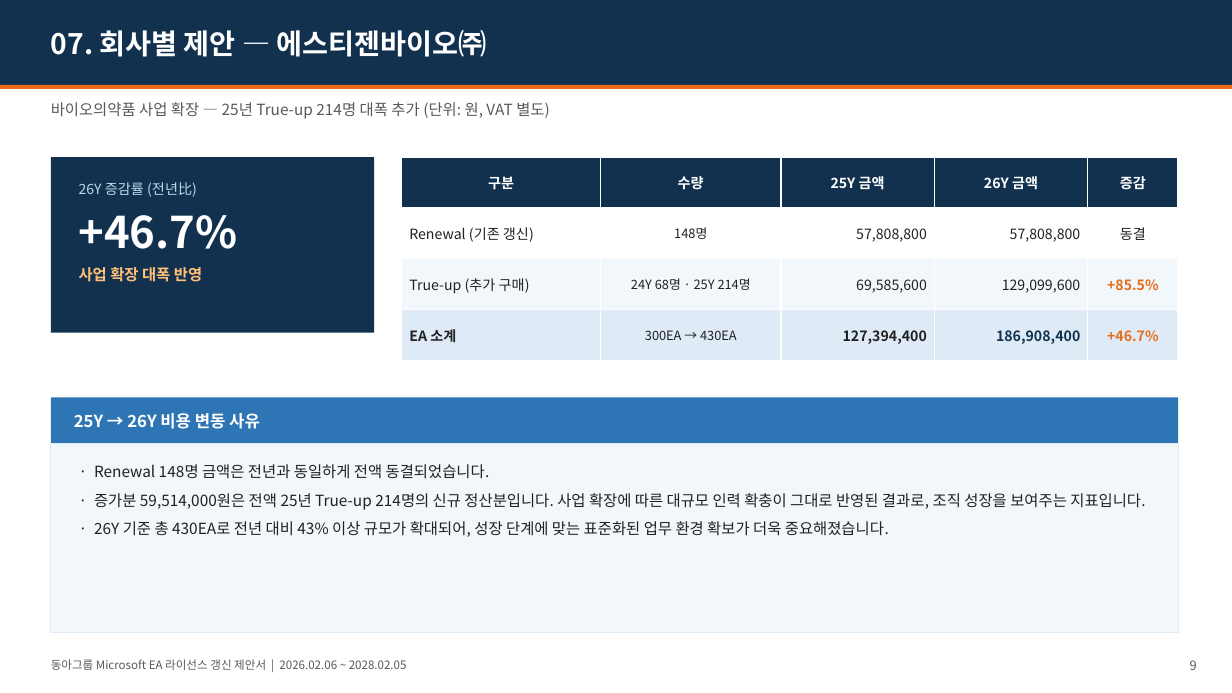
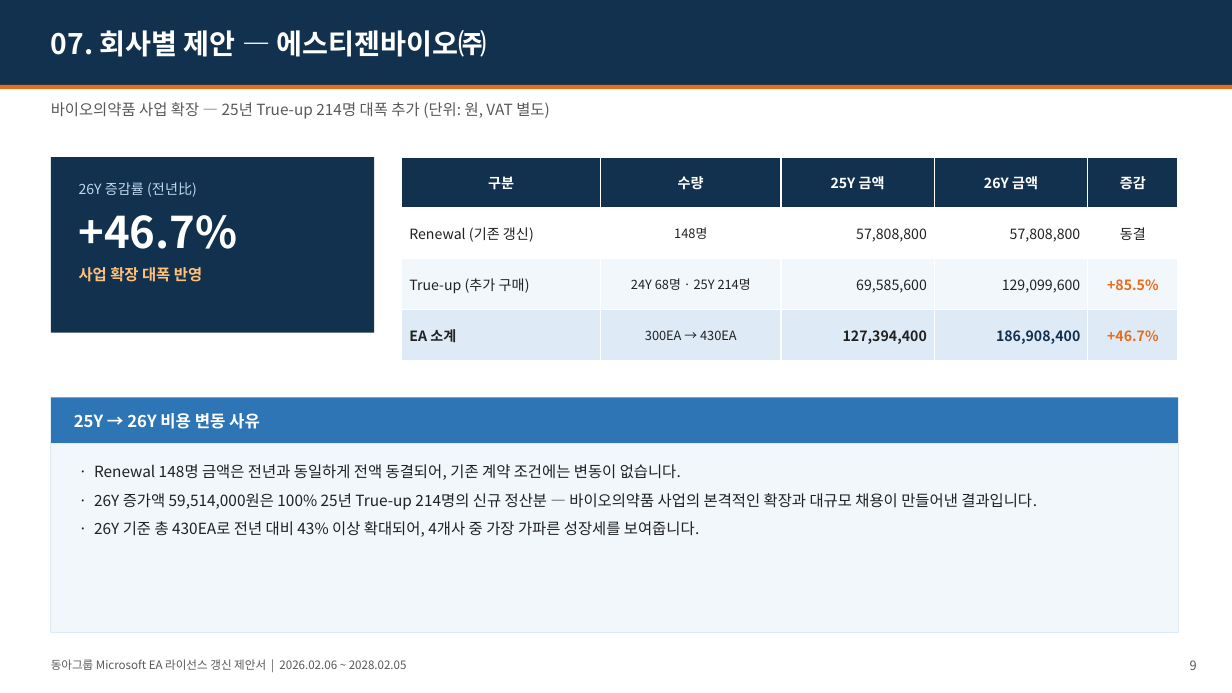
Before and after one commit to mss881024-dev/first-project, a slide deck: slide 9 of docs/ea-renewal-proposal/동아그룹_Microsoft_EA_갱신제안서_2026.pptx. Drawn at 1232x693 pixels with LibreOffice and Linux fonts; fonts in the diff are those of the drawing. Boxes give left, top, right and bottom in pixels: in the first picture for what was removed or moved away, otherwise in the second. Text is boxed around its words. In the diff, an @@ line names an element or a change of style, - is before the commit and + after.

```diff
--- a/docs/ea-renewal-proposal/동아그룹_Microsoft_EA_갱신제안서_2026.pptx
+++ b/docs/ea-renewal-proposal/동아그룹_Microsoft_EA_갱신제안서_2026.pptx
@@ text at bbox=[94, 464, 1037, 537]: text changed @@
-· Renewal 148명 금액은 전년과 동일하게 전액 동결되었습니다.
-· 증가분 59,514,000원은 전액 25년 True-up 214명의 신규 정산분입니다. 사업 확장에 따른 대규모 인력 확충이 그대로 반영된 결과로, 조직 성장을 보여주는 지표입니다.
-· 26Y 기준 총 430EA로 전년 대비 43% 이상 규모가 확대되어, 성장 단계에 맞는 표준화된 업무 환경 확보가 더욱 중요해졌습니다.
+· Renewal 148명 금액은 전년과 동일하게 전액 동결되어, 기존 계약 조건에는 변동이 없습니다.
+· 26Y 증가액 59,514,000원은 100% 25년 True-up 214명의 신규 정산분 — 바이오의약품 사업의 본격적인 확장과 대규모 채용이 만들어낸 결과입니다.
+· 26Y 기준 총 430EA로 전년 대비 43% 이상 확대되어, 4개사 중 가장 가파른 성장세를 보여줍니다.
```
Also in this commit, not shown: 6 other slides changed, 1 other file.
